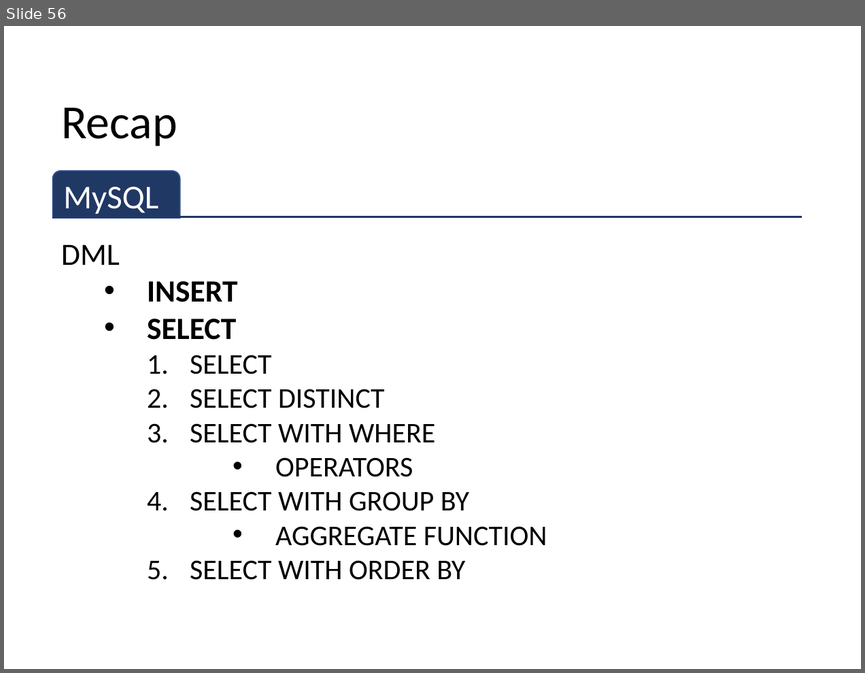
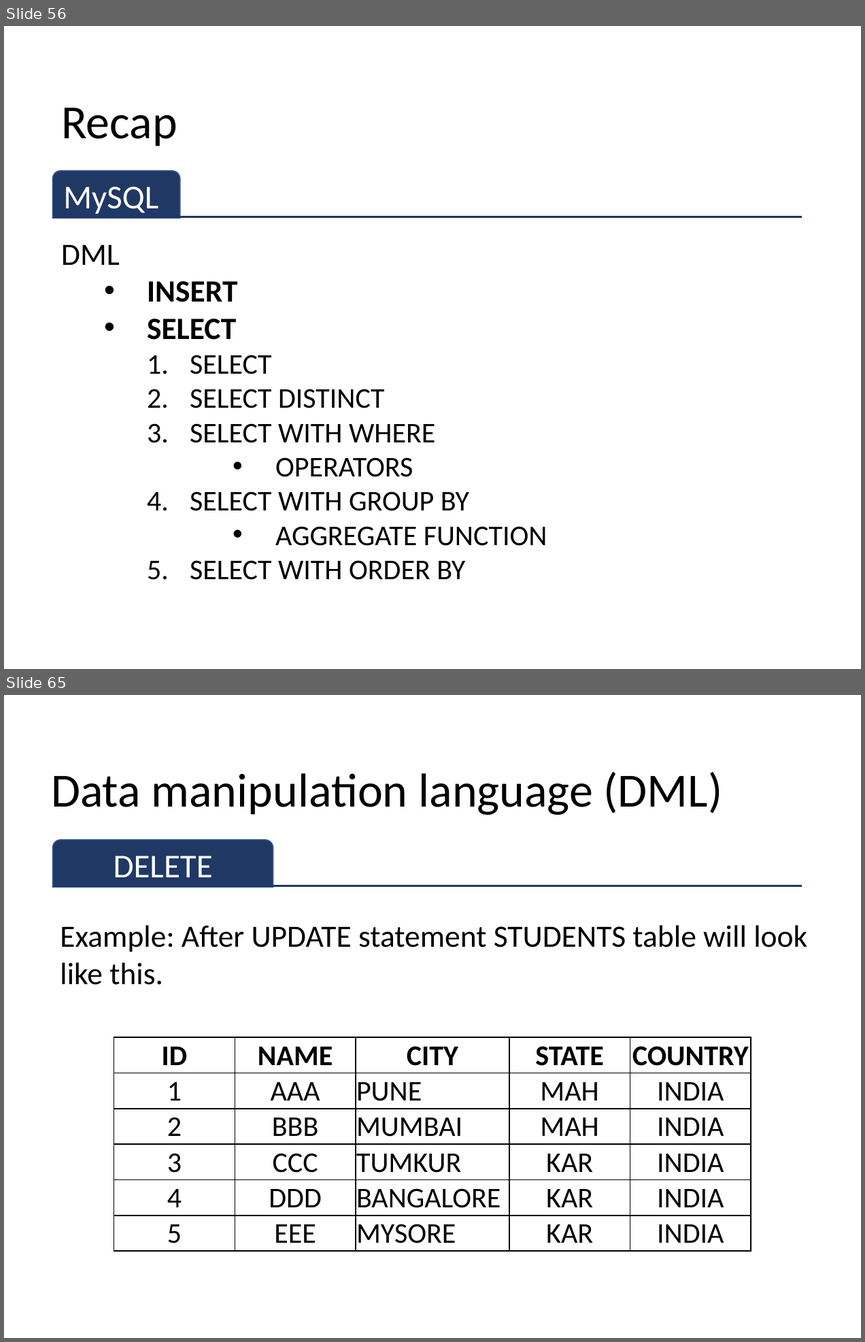
Before and after one commit to sitmbadept/sitmbadept.github.io, a slide deck: 2023/UNIT_2/Site/UNIT-2-PART-1.pptx. Shown one above the other, each under a label of ours: slide 56 before the commit, slides 56 and 65 after it; the slides between them are not shown. The pictures are 865x673 and 865x1342 pixels, drawn with LibreOffice and Linux fonts; fonts in the diff are those of the drawing. Boxes give left, top, right and bottom in pixels: in the first picture for what was removed or moved away, otherwise in the second. Text is boxed around its words. In the diff, an @@ line names an element or a change of style, - is before the commit and + after.

```diff
--- a/2023/UNIT_2/Site/UNIT-2-PART-1.pptx
+++ b/2023/UNIT_2/Site/UNIT-2-PART-1.pptx
@@ slide 65 added at (4,695,861,1338), background #FFFFFF @@
@@ title added at (51,772,723,815), 40 pt, text #000000 @@
+Data manipulation language (DML)
@@ round same rect added at (53,840,273,887), fill #203864, outline #325491 1 pt, 28 pt, text #FFFFFF @@
+DELETE
@@ line added from (53, 886) to (802, 886), #203864 1.5 pt @@
@@ text added at (60,925,807,985), 26 pt, text #000000 @@
+Example: After UPDATE statement STUDENTS table will look like this.
@@ table added at (113,1037,750,1246), 6 rows, 5 columns @@
+ID | NAME | CITY | STATE | COUNTRY
+1 | AAA | PUNE | MAH | INDIA
+2 | BBB | MUMBAI | MAH | INDIA
+3 | CCC | TUMKUR | KAR | INDIA
+4 | DDD | BANGALORE | KAR | INDIA
+5 | EEE | MYSORE | KAR | INDIA
```
Also in this commit, not shown: 55 other slides added, 9 other files.
